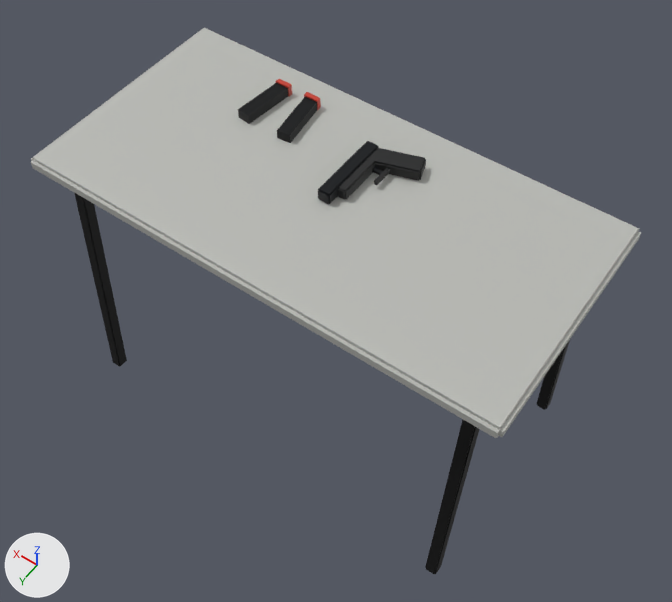
The glTF model public/3d/obj_table_start.glb: old version first, new version second.
Both versions are drawn from a camera (50 mm lens) standing at (-0.843, 1.343, 2.185) and looking at (-0.024, 0.196, 0.382). The lights are fixed; the arrows at lower left show +X, +Y and +Z. The picture after the commit comes second. Vertices at exactly the same position are counted once.

The first picture shows 'frame', 'grip', 'mag', 'mag.001', 'mag_base', 'mag_base.001', 'slide', 'table_start_body', 'top' and 2 more.
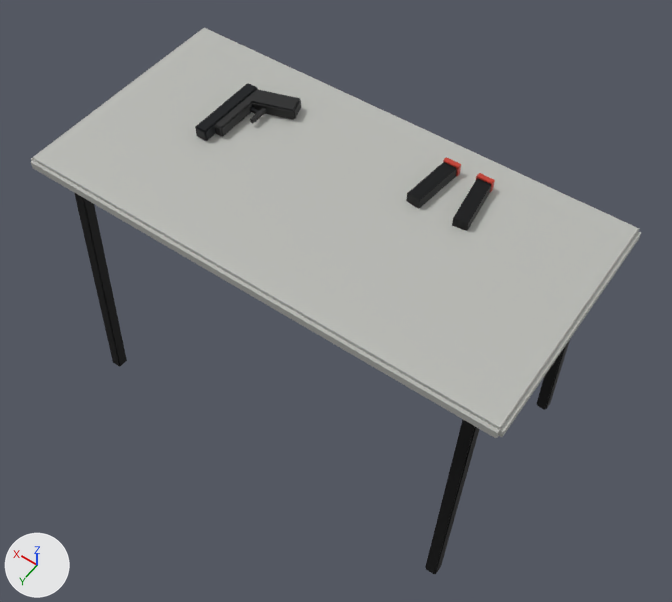
Changed parts and their boxes [x1, y1, x2, y2] in the pictures (672 x 602 px):
'grip', moved
    before: [374, 148, 426, 181]
    after: [251, 90, 301, 120]
'slide', moved
    before: [318, 141, 379, 204]
    after: [195, 83, 258, 141]
'mag.001', moved
    before: [238, 83, 288, 124]
    after: [406, 162, 457, 209]
'mag', moved
    before: [277, 97, 317, 143]
    after: [452, 178, 491, 231]
'frame', moved
    before: [338, 149, 378, 200]
    after: [215, 91, 256, 137]
'mag_base.001', moved
    before: [276, 79, 292, 96]
    after: [443, 157, 461, 176]
'mag_base', moved
    before: [304, 92, 321, 110]
    after: [476, 173, 495, 193]

The change, as a list of edits to the scene's bpy script:
```text
Change me_frame:
    used by ob_frame; location = (0.0, 0.0, 0.0)
    remove me_frame.from_pydata(...)  # 32 vertices, 60 faces; spans x -0.052..-0.03, y 0.05..0.2, z 0.752..0.78
    add me_frame.from_pydata(...)  # 32 vertices, 60 faces; spans x 0.288..0.31, y 0.05..0.2, z 0.752..0.78
    me_frame part 1: the whole mesh is moved by (0.34, 0.0, 0.0)
Change me_grip:
    used by ob_grip; location = (0.0, 0.0, 0.0)
    remove me_grip.from_pydata(...)  # 32 vertices, 60 faces; spans x -0.1488..-0.0312, y 0.0125..0.0915, z 0.751..0.781
    add me_grip.from_pydata(...)  # 32 vertices, 60 faces; spans x 0.1912..0.3088, y 0.0125..0.0915, z 0.751..0.781
    me_grip part 2: the whole mesh is moved by (0.34, 0.0, 0.0)
Change me_mag:
    used by ob_mag; location = (0.0, 0.0, 0.0)
    remove me_mag.from_pydata(...)  # 8 vertices, 12 faces; spans x 0.1541..0.2059, y -0.0067..0.1267, z 0.75..0.774
    add me_mag.from_pydata(...)  # 8 vertices, 12 faces; spans x -0.3059..-0.2541, y -0.0067..0.1267, z 0.75..0.774
    me_mag part 3: the whole mesh is moved by (-0.46, 0.0, 0.0)
Change me_mag_001:
    used by ob_mag_001; location = (0.0, 0.0, 0.0)
    remove me_mag_001.from_pydata(...)  # 8 vertices, 12 faces; spans x 0.2563..0.3037, y -0.0064..0.1264, z 0.75..0.774
    add me_mag_001.from_pydata(...)  # 8 vertices, 12 faces; spans x -0.2037..-0.1563, y -0.0064..0.1264, z 0.75..0.774
    me_mag_001 part 4: the whole mesh is moved by (-0.46, 0.0, 0.0)
Change me_mag_base:
    used by ob_mag_base; location = (0.0, 0.0, 0.0)
    remove me_mag_base.from_pydata(...)  # 8 vertices, 12 faces; spans x 0.1707..0.2087, y -0.0153..-0.0033, z 0.75..0.778
    add me_mag_base.from_pydata(...)  # 8 vertices, 12 faces; spans x -0.2893..-0.2513, y -0.0153..-0.0033, z 0.75..0.778
    me_mag_base part 5: the whole mesh is moved by (-0.46, 0.0, 0.0)
Change me_mag_base_001:
    used by ob_mag_base_001; location = (0.0, 0.0, 0.0)
    remove me_mag_base_001.from_pydata(...)  # 8 vertices, 12 faces; spans x 0.2537..0.2917, y -0.0156..-0.0036, z 0.75..0.778
    add me_mag_base_001.from_pydata(...)  # 8 vertices, 12 faces; spans x -0.2063..-0.1683, y -0.0156..-0.0036, z 0.75..0.778
    me_mag_base_001 part 6: the whole mesh is moved by (-0.46, 0.0, 0.0)
Change me_slide:
    used by ob_slide; location = (0.0, 0.0, 0.0)
    remove me_slide.from_pydata(...)  # 32 vertices, 60 faces; spans x -0.031..0.001, y 0.04..0.23, z 0.751..0.781
    add me_slide.from_pydata(...)  # 32 vertices, 60 faces; spans x 0.309..0.341, y 0.04..0.23, z 0.751..0.781
    me_slide part 7: the whole mesh is moved by (0.34, 0.0, 0.0)
```
